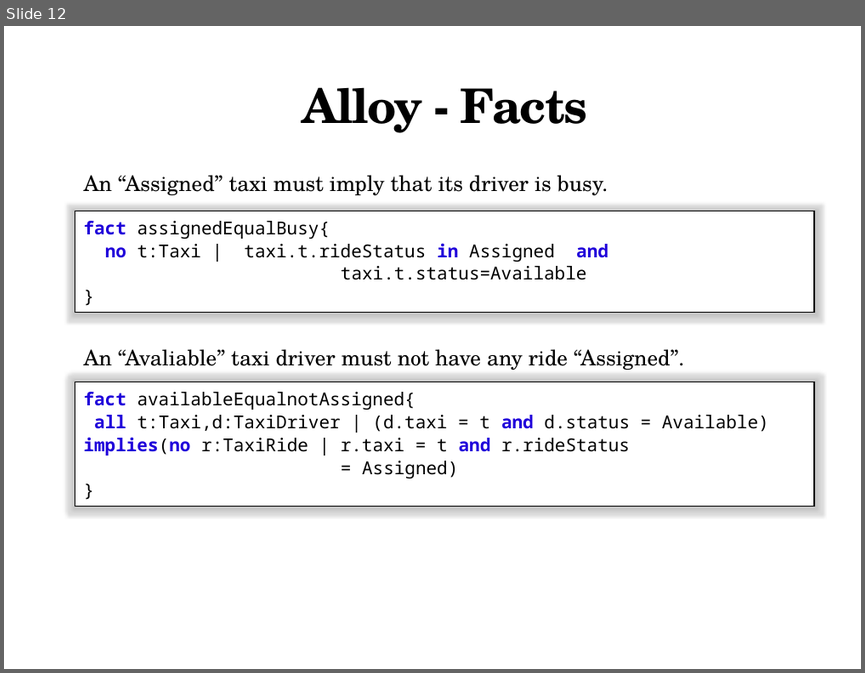
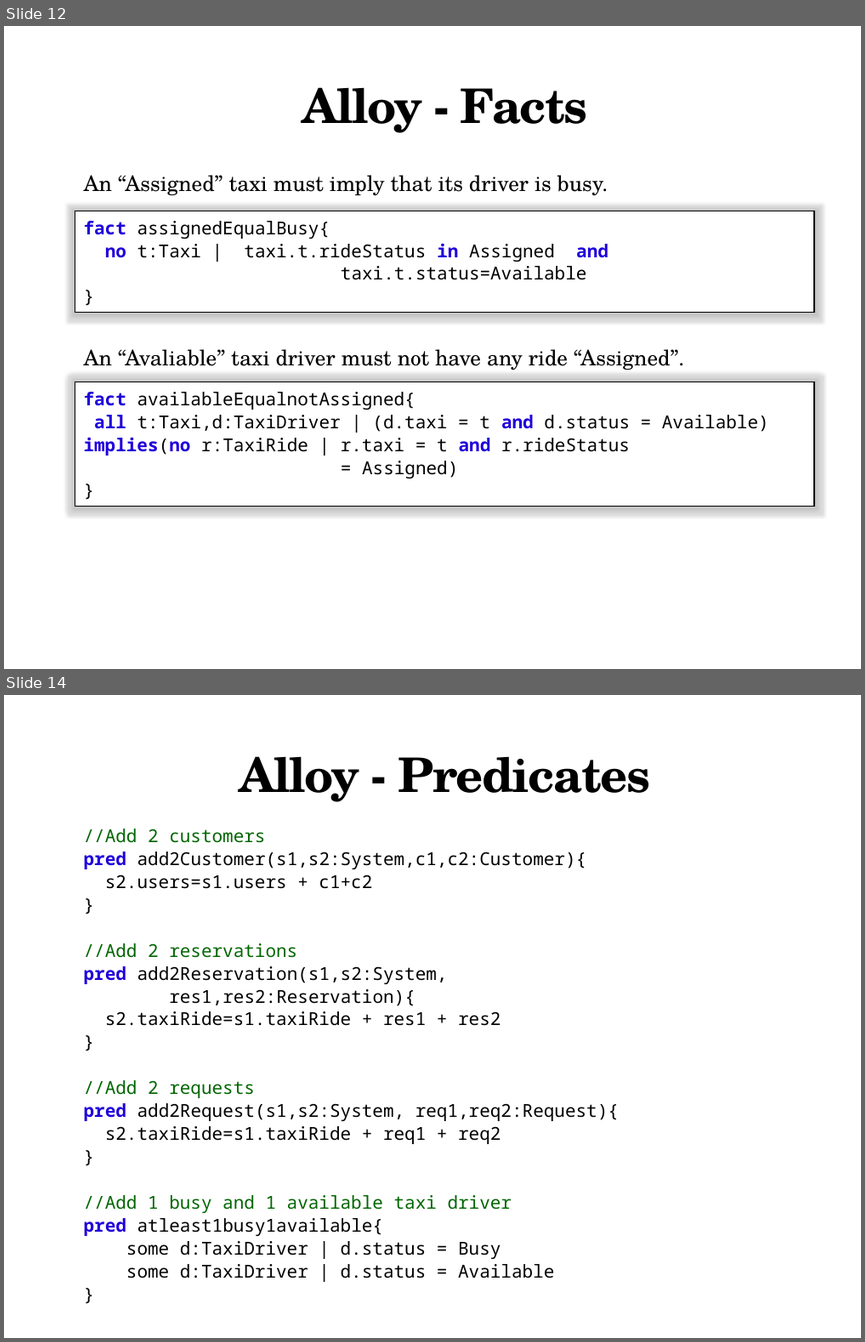
Before and after one commit to MarcoRomani/myTaxyService-SE2-PozziRomani, a slide deck: OtherStuff/Presentation/Alloy.pptx. Shown one above the other, each under a label of ours: slide 12 before the commit, slides 12 and 14 after it; the slides between them are not shown. The pictures are 865x673 and 865x1342 pixels, drawn with LibreOffice and Linux fonts; fonts in the diff are those of the drawing. Boxes give left, top, right and bottom in pixels: in the first picture for what was removed or moved away, otherwise in the second. Text is boxed around its words. In the diff, an @@ line names an element or a change of style, - is before the commit and + after.

Commit message:
Alloy presentation complete

```diff
--- a/OtherStuff/Presentation/Alloy.pptx
+++ b/OtherStuff/Presentation/Alloy.pptx
@@ slide 14 added at <box>4,695,861,1338</box>, background #FFFFFF @@
@@ text added at <box>239,756,650,802</box>, 40 pt, text #000000, bold @@
+Alloy - Predicates
@@ text added at <box>84,828,619,1278</box>, 15 pt, text #000000 @@
+//Add 2 customers
+pred add2Customer(s1,s2:System,c1,c2:Customer){
+s2.users=s1.users + c1+c2
+}
+//Add 2 reservations
+pred add2Reservation(s1,s2:System, res1,res2:Reservation){
+s2.taxiRide=s1.taxiRide + res1 + res2
+}
+//Add 2 requests
+pred add2Request(s1,s2:System, req1,req2:Request){
+s2.taxiRide=s1.taxiRide + req1 + req2
+}
+//Add 1 busy and 1 available taxi driver
+pred atleast1busy1available{
+some d:TaxiDriver | d.status = Busy
+some d:TaxiDriver | d.status = Available
+}
```
Also in this commit, not shown: 2 slides changed, 6 other slides added, 1 other file.
